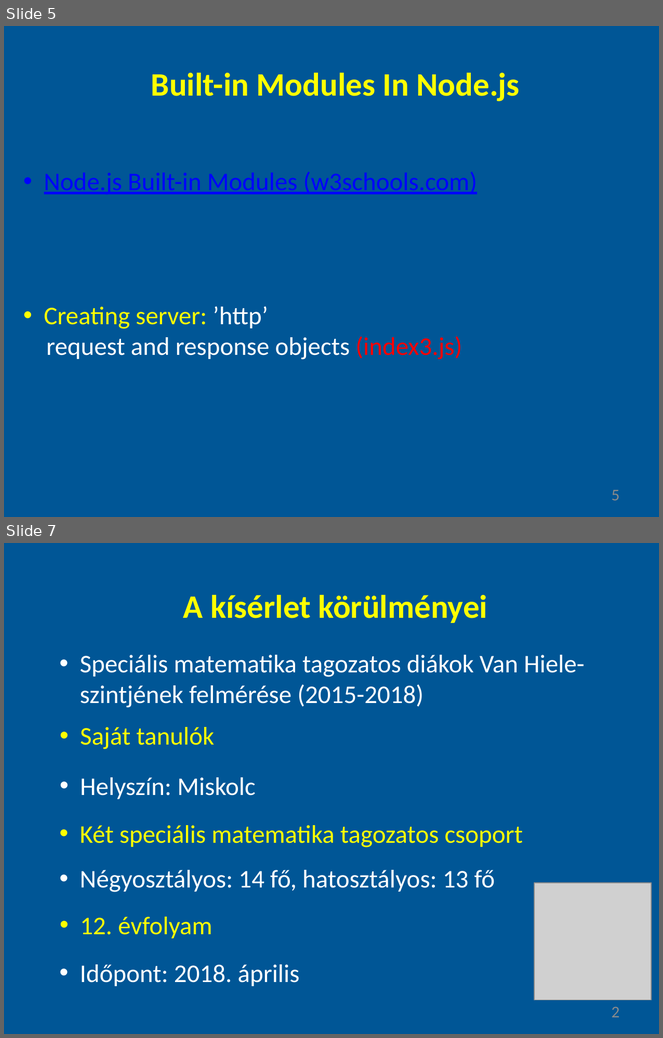
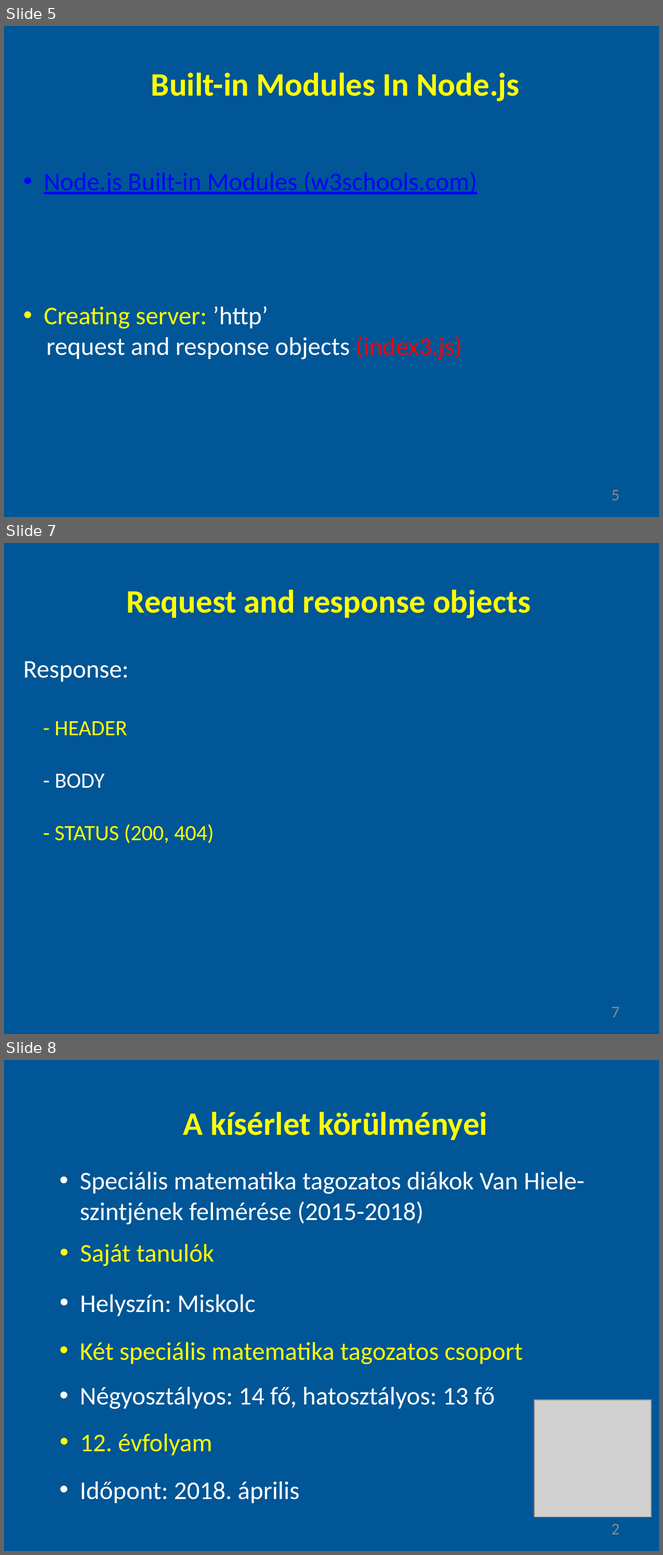
Before and after one commit to gyoryakos/presentations, a slide deck: nodejs.pptx. Shown one above the other, each under a label of ours: slides 5 and 7 before the commit, slides 5, 7 and 8 after it; the slides between them are not shown. The pictures are 663x1038 and 663x1555 pixels, drawn with LibreOffice and Linux fonts; fonts in the diff are those of the drawing; grey boxes stand for pictures. Boxes give left, top, right and bottom in pixels: in the first picture for what was removed or moved away, otherwise in the second. Text is boxed around its words. In the diff, an @@ line names an element or a change of style, - is before the commit and + after.

Commit message:
add slide 7

```diff
--- a/nodejs.pptx
+++ b/nodejs.pptx
@@ slide 7 added at [4,543,659,1034], background #005696 @@
@@ text added at [127,589,531,618], 36 pt, text #FFFF00, bold @@
+Request and response objects
@@ text added at [23,661,214,844], 24 pt, text #FFFF00 @@
+Response:
+- HEADER
+- BODY
+- STATUS (200, 404)
@@ page number added at [611,1007,620,1018], 18 pt, text #8C8C8C @@
+7
@@ what was slide 7 is now slide 8 @@
```
Also in this commit, not shown: 1 slide changed.
